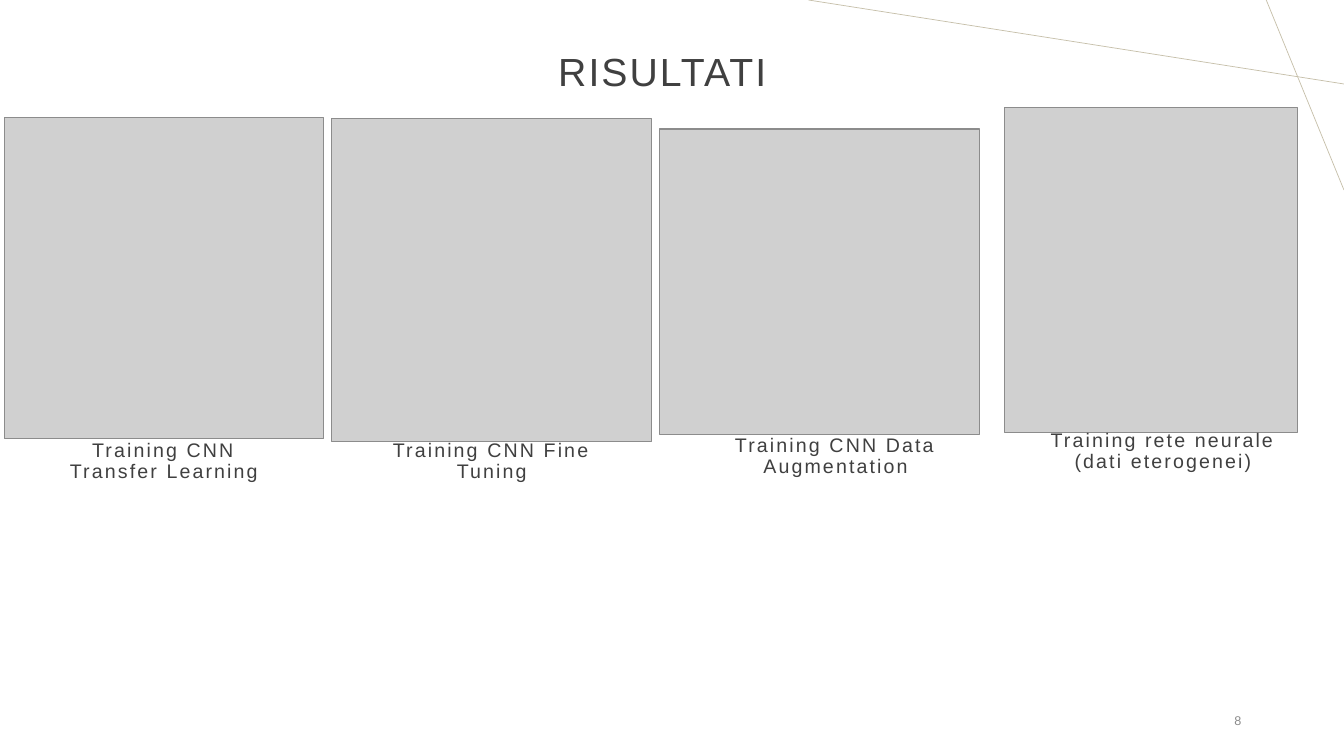
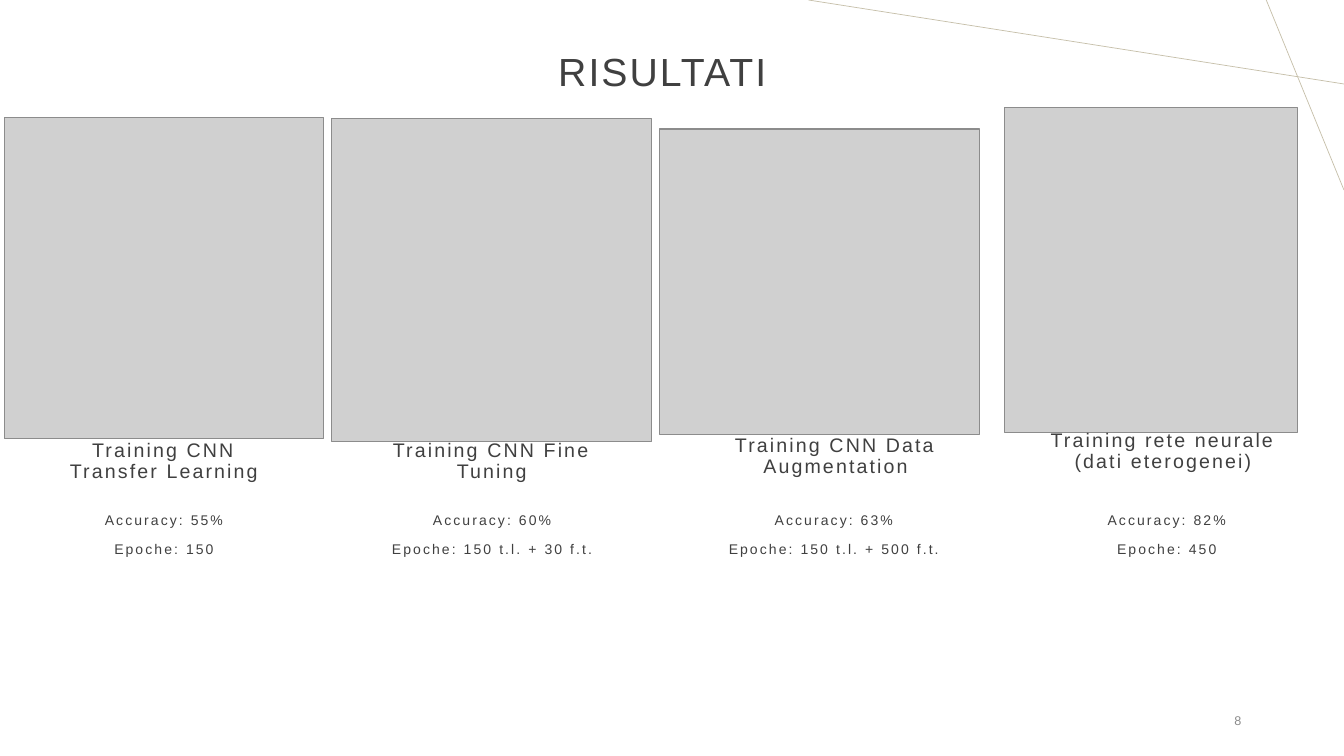
Before and after one commit to cronoimpius/Tesi, a slide deck: slide 8 of presentazione_tesi.pptx. Drawn at 1344x756 pixels with LibreOffice and Linux fonts; fonts in the diff are those of the drawing; grey boxes stand for pictures. Boxes give left, top, right and bottom in pixels: in the first picture for what was removed or moved away, otherwise in the second. Text is boxed around its words. In the diff, an @@ line names an element or a change of style, - is before the commit and + after.

```diff
--- a/presentazione_tesi.pptx
+++ b/presentazione_tesi.pptx
@@ text added at [105,515,223,557], 10 pt, text #404040 @@
+Accuracy: 55%
+Epoche: 150
@@ text added at [392,515,592,557], 10 pt, text #404040 @@
+Accuracy: 60%
+Epoche: 150 t.l. + 30 f.t.
@@ text added at [729,515,939,557], 10 pt, text #404040 @@
+Accuracy: 63%
+Epoche: 150 t.l. + 500 f.t.
@@ text added at [1108,515,1226,557], 10 pt, text #404040 @@
+Accuracy: 82%
+Epoche: 450
```
Also in this commit, not shown: 3 other slides changed, 1 other file.
